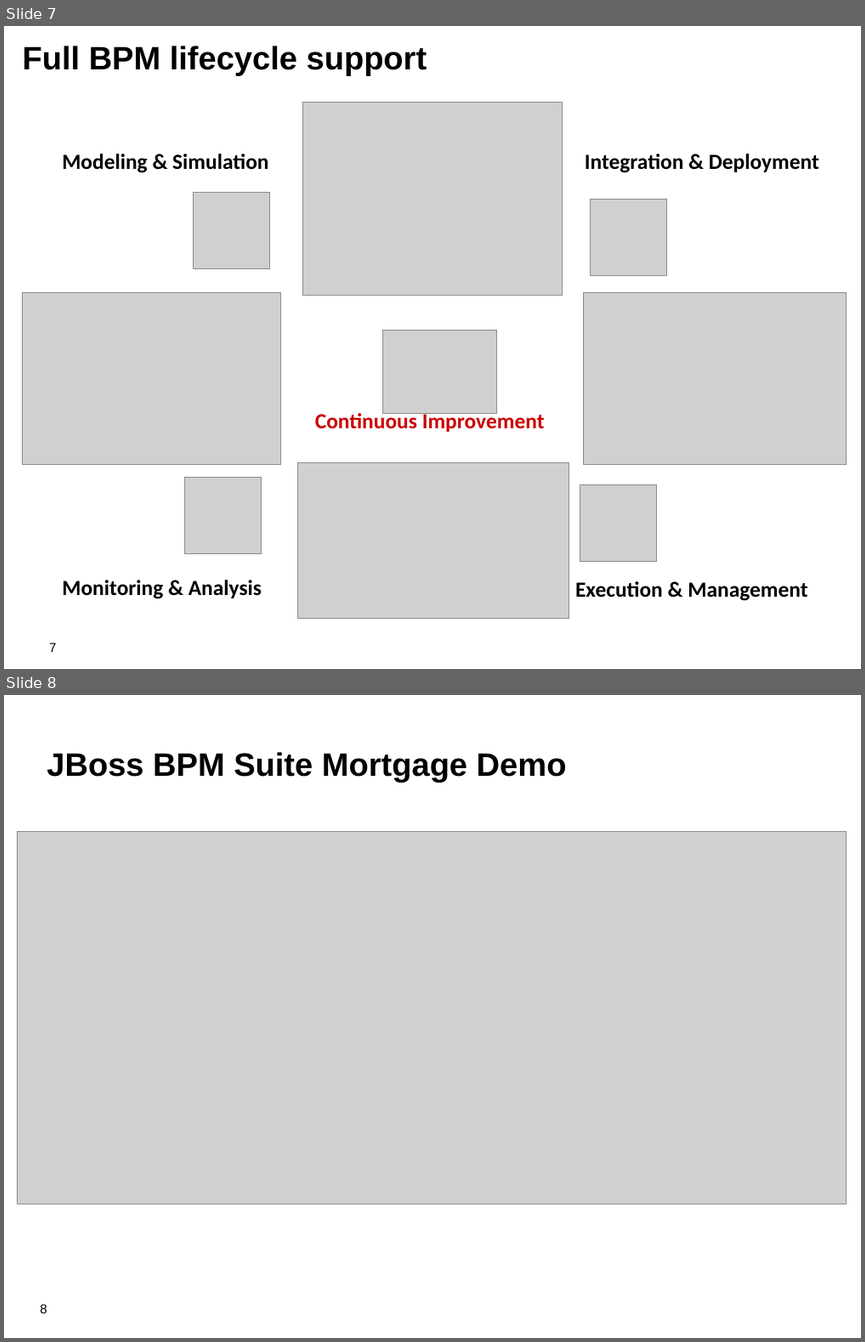
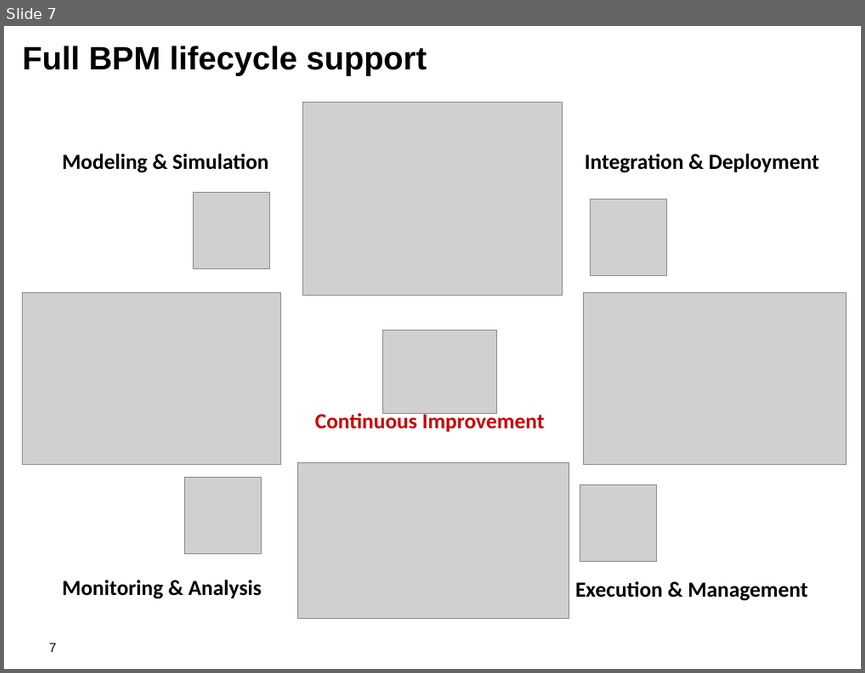
Before and after one commit to jbossdemocentral/bpms-signavio-integration-demo, a slide deck: docs/Demo Overview.odp. Shown one above the other, each under a label of ours: slides 7 and 8 before the commit, slide 7 after it. The pictures are 865x1342 and 865x673 pixels, drawn with LibreOffice and Linux fonts; fonts in the diff are those of the drawing; grey boxes stand for pictures; background and template pictures are left out. Boxes give left, top, right and bottom in pixels: in the first picture for what was removed or moved away, otherwise in the second. Text is boxed around its words. In the diff, an @@ line names an element or a change of style, - is before the commit and + after.

```diff
--- a/docs/Demo Overview.odp
+++ b/docs/Demo Overview.odp
@@ slide 8 removed at box(4, 695, 861, 1338), background #FFFFFF @@
@@ title removed at box(46, 752, 567, 783) @@
-JBoss BPM Suite Mortgage Demo
@@ picture removed at box(18, 831, 846, 1203) @@
@@ page number removed at box(40, 1304, 46, 1313) @@
-8
```
Also in this commit, not shown: 5 slides changed, 5 slides added, 5 other files.
